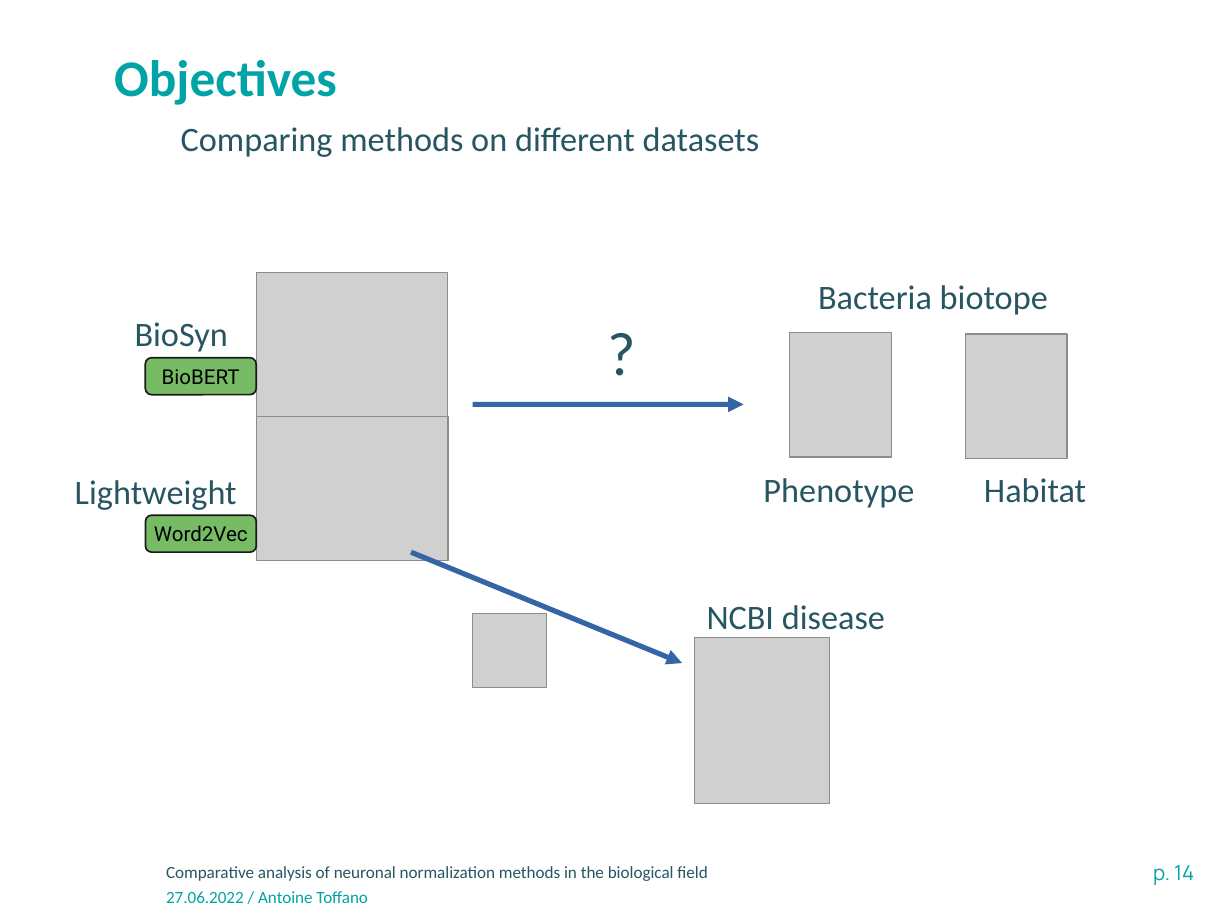
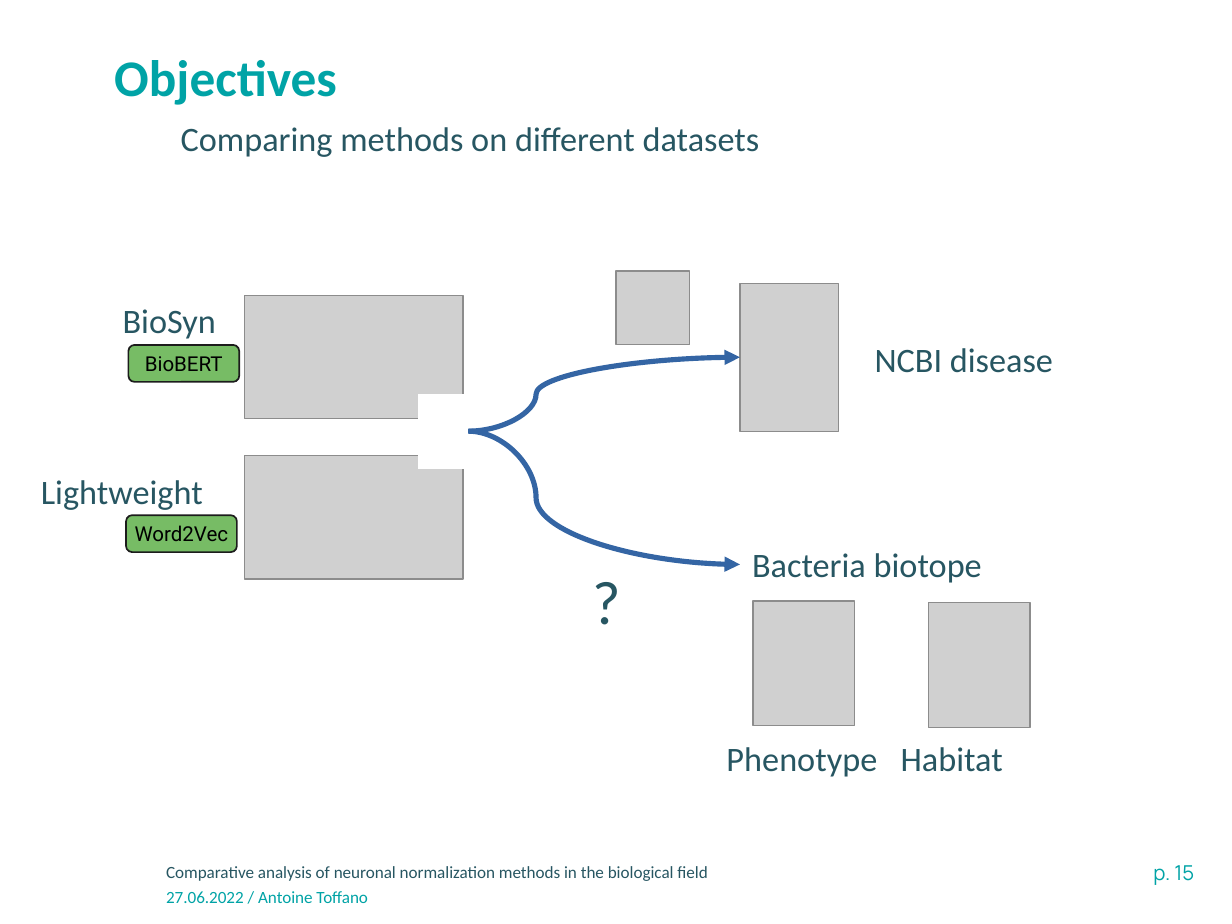
Before and after one commit to atoffano/entity-norm, a slide deck: slide 15 of Presentation-INRAE-format classique.odp (slide 14 before the commit). Drawn at 1232x924 pixels with LibreOffice and Linux fonts; fonts in the diff are those of the drawing; grey boxes stand for pictures; background and template pictures are left out. Boxes give left, top, right and bottom in pixels: in the first picture for what was removed or moved away, otherwise in the second. Text is boxed around its words. In the diff, an @@ line names an element or a change of style, - is before the commit and + after.

```diff
--- a/Presentation-INRAE-format classique.odp
+++ b/Presentation-INRAE-format classique.odp
@@ text "BioSyn": place and size @@
-text "BioSyn" at bbox=[135, 322, 228, 352]
+text "BioSyn" at bbox=[123, 309, 216, 339]
@@ picture: place and size @@
-picture at bbox=[256, 272, 448, 416]
+picture at bbox=[245, 296, 463, 419]
@@ picture: place and size @@
-picture at bbox=[473, 614, 547, 687]
+picture at bbox=[616, 271, 690, 345]
@@ picture: place and size @@
-picture at bbox=[790, 333, 891, 457]
+picture at bbox=[740, 283, 839, 431]
@@ rounded rectangle "BioBERT": place and size @@
-rounded rectangle "BioBERT" at bbox=[145, 357, 256, 394]
+rounded rectangle "BioBERT" at bbox=[128, 345, 239, 382]
@@ curved arrow added from (468, 431) to (740, 357), #3465A4 3 pt @@
@@ text "NCBI disease" rewrapped from bbox=[707, 605, 885, 638] to bbox=[875, 348, 1053, 373] @@
@@ rectangle added at bbox=[419, 394, 468, 468], fill #FFFFFF, outline #FFFFFF 0 pt @@
@@ arrow removed from (473, 404) to (744, 404) @@
@@ curved arrow added from (468, 431) to (740, 564), #3465A4 3 pt @@
@@ text "Lightweight": place and size @@
-text "Lightweight" at bbox=[75, 480, 237, 510]
+text "Lightweight" at bbox=[41, 480, 203, 510]
@@ picture: place and size @@
-picture at bbox=[256, 416, 448, 561]
+picture at bbox=[245, 456, 463, 579]
@@ rounded rectangle "Word2Vec": place and size @@
-rounded rectangle "Word2Vec" at bbox=[145, 515, 256, 552]
+rounded rectangle "Word2Vec" at bbox=[126, 515, 237, 552]
@@ text "Bacteria biotope": place and size @@
-text "Bacteria biotope" at bbox=[818, 285, 1048, 315]
+text "Bacteria biotope" at bbox=[752, 553, 982, 583]
@@ arrow removed from (411, 552) to (683, 663) @@
@@ text "?": place and size @@
-text "?" at bbox=[596, 308, 644, 395]
+text "?" at bbox=[580, 557, 628, 644]
@@ picture: place and size @@
-picture at bbox=[695, 638, 830, 804]
+picture at bbox=[753, 601, 854, 726]
@@ picture: place and size @@
-picture at bbox=[966, 334, 1067, 458]
+picture at bbox=[929, 602, 1030, 727]
@@ text "Phenotype Habitat" rewrapped from bbox=[763, 478, 1086, 508] to bbox=[726, 747, 1003, 777] @@
@@ page number at bbox=[1153, 865, 1194, 885]: text changed @@
-p. 14
+p. 15
```
Also in this commit, not shown: 11 other slides changed, 4 slides added, 2 slides removed, 1 other file.
